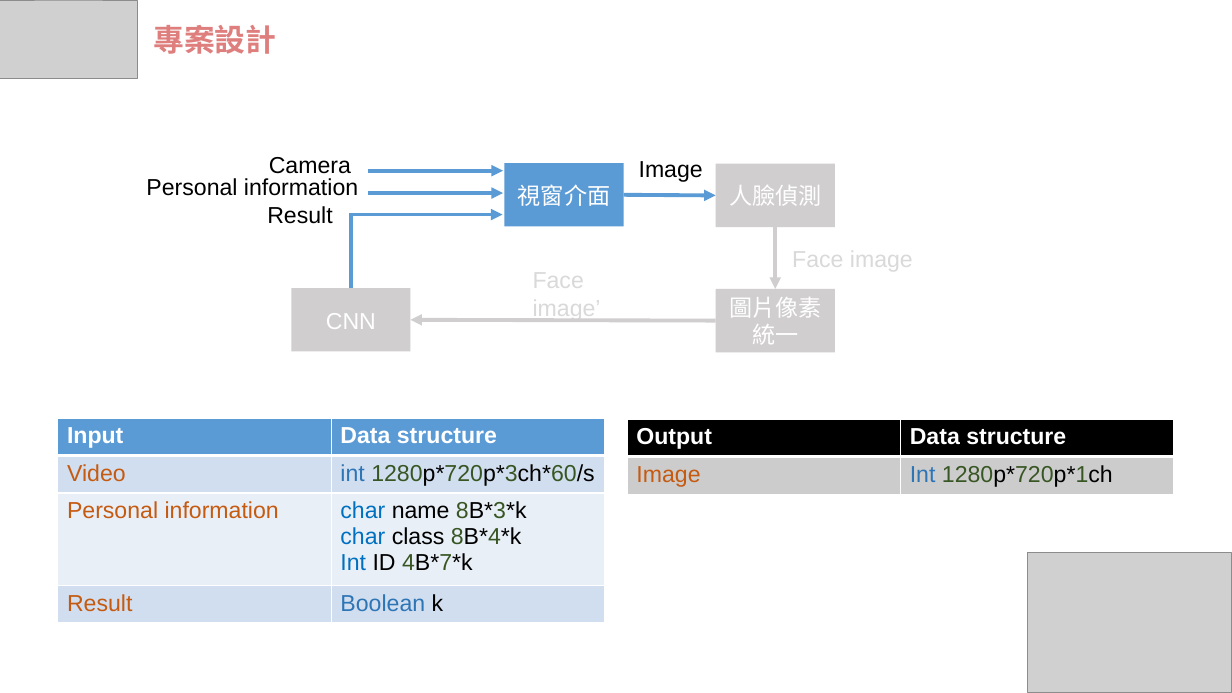
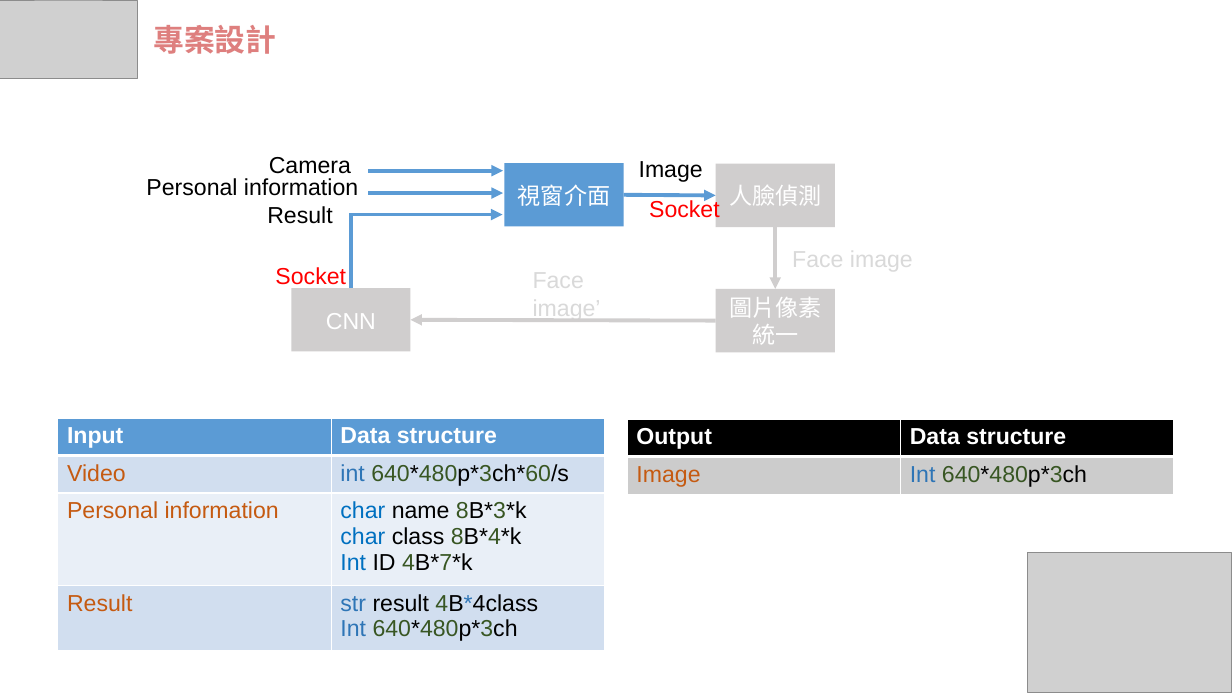
Before and after one commit to wasteee/Embedded-Image-Processing-final, a slide deck: slide 11 of IP_FRS.pptx (slide 12 before the commit). Drawn at 1232x693 pixels with LibreOffice and Linux fonts; fonts in the diff are those of the drawing; grey boxes stand for pictures. Boxes give left, top, right and bottom in pixels: in the first picture for what was removed or moved away, otherwise in the second. Text is boxed around its words. In the diff, an @@ line names an element or a change of style, - is before the commit and + after.

```diff
--- a/IP_FRS.pptx
+++ b/IP_FRS.pptx
@@ text added at [649,198,720,222], 18 pt, text #FF0000 @@
+Socket
@@ text added at [275,267,346,290], 18 pt, text #FF0000 @@
+Socket
@@ table at [58,418,605,650] @@
-row 2, column 2: int 1280p*720p*3ch*60/s
+row 2, column 2: int 640*480p*3ch*60/s
-row 4, column 2: Boolean k
+row 4, column 2: str result 4B*4class / Int 640*480p*3ch
@@ table at [628,420,1175,494] @@
-row 2, column 2: Int 1280p*720p*1ch
+row 2, column 2: Int 640*480p*3ch
```
Also in this commit, not shown: 8 other slides changed, 10 slides added, 1 slide removed.
